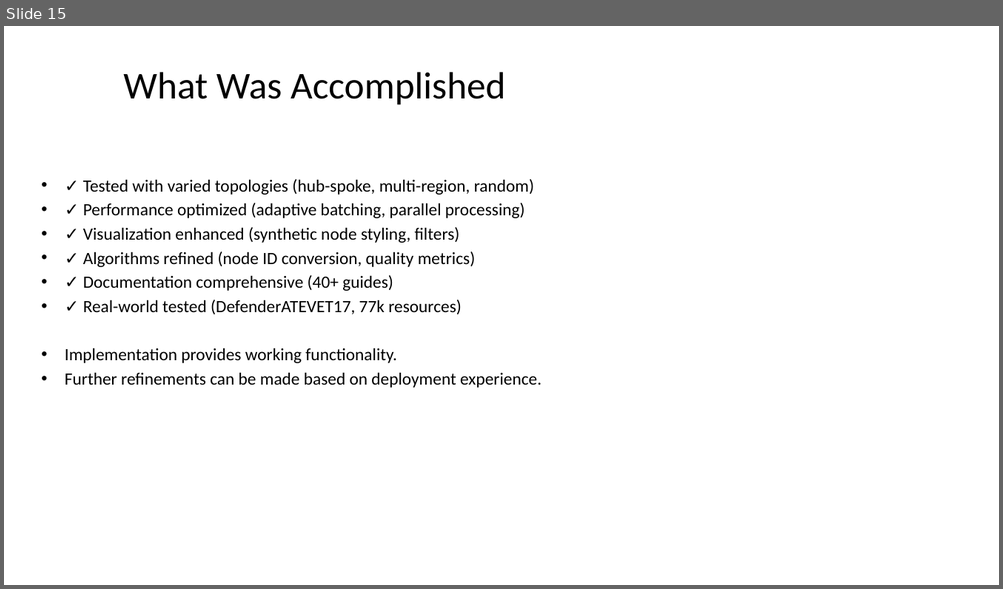
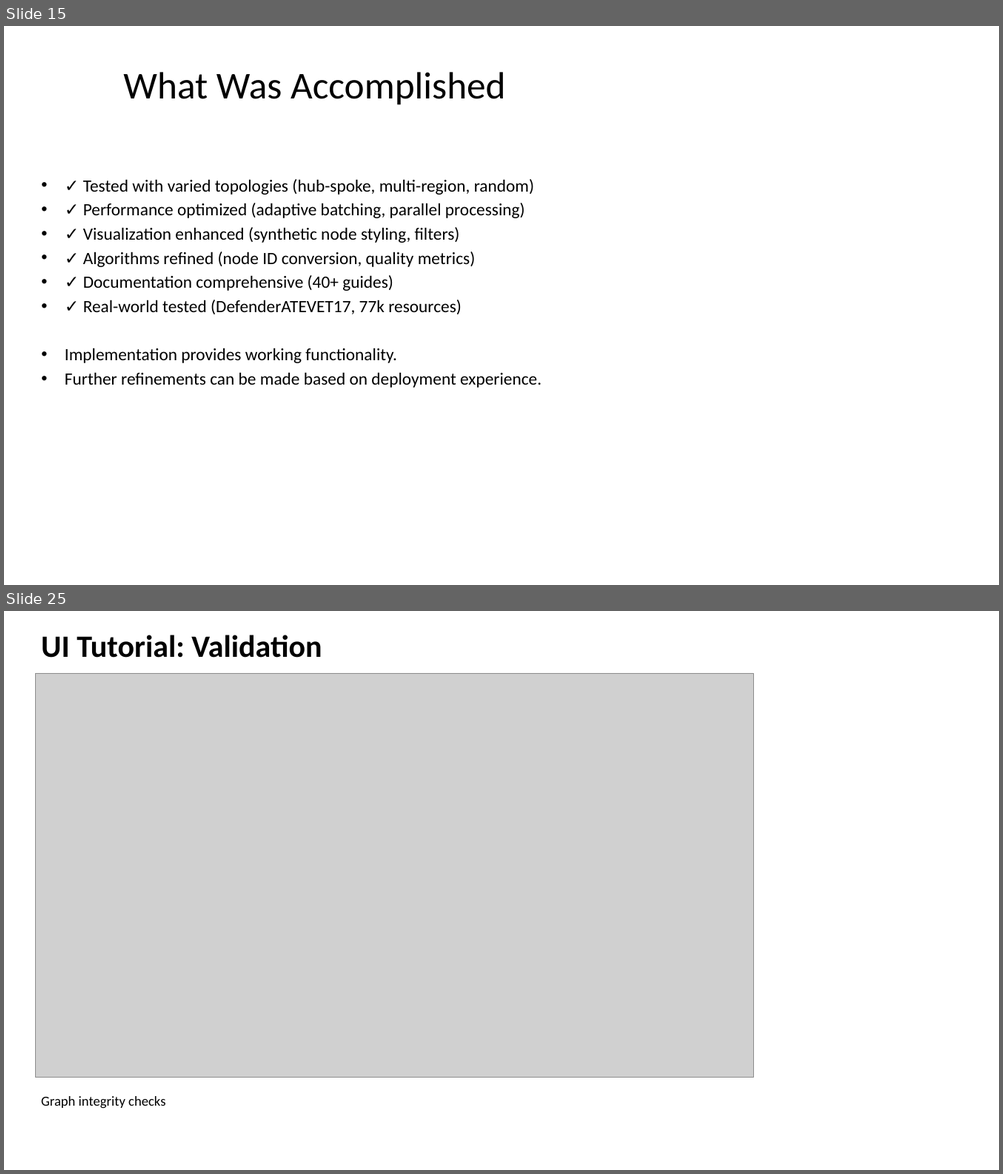
Before and after one commit to rysweet/azure-tenant-grapher, a slide deck: Scale_Operations_Implementation.pptx. Shown one above the other, each under a label of ours: slide 15 before the commit, slides 15 and 25 after it; the slides between them are not shown. The pictures are 1003x589 and 1003x1174 pixels, drawn with LibreOffice and Linux fonts; fonts in the diff are those of the drawing; grey boxes stand for pictures. Boxes give left, top, right and bottom in pixels: in the first picture for what was removed or moved away, otherwise in the second. Text is boxed around its words. In the diff, an @@ line names an element or a change of style, - is before the commit and + after.

```diff
--- a/Scale_Operations_Implementation.pptx
+++ b/Scale_Operations_Implementation.pptx
@@ slide 25 added at <box>4,611,999,1170</box>, background #FFFFFF @@
@@ text added at <box>41,635,321,658</box>, 36 pt, text #000000, bold @@
+UI Tutorial: Validation
@@ picture added at <box>35,673,754,1077</box> @@
@@ text added at <box>41,1096,165,1108</box>, 16 pt, text #000000 @@
+Graph integrity checks
```
Also in this commit, not shown: 10 other slides added.
